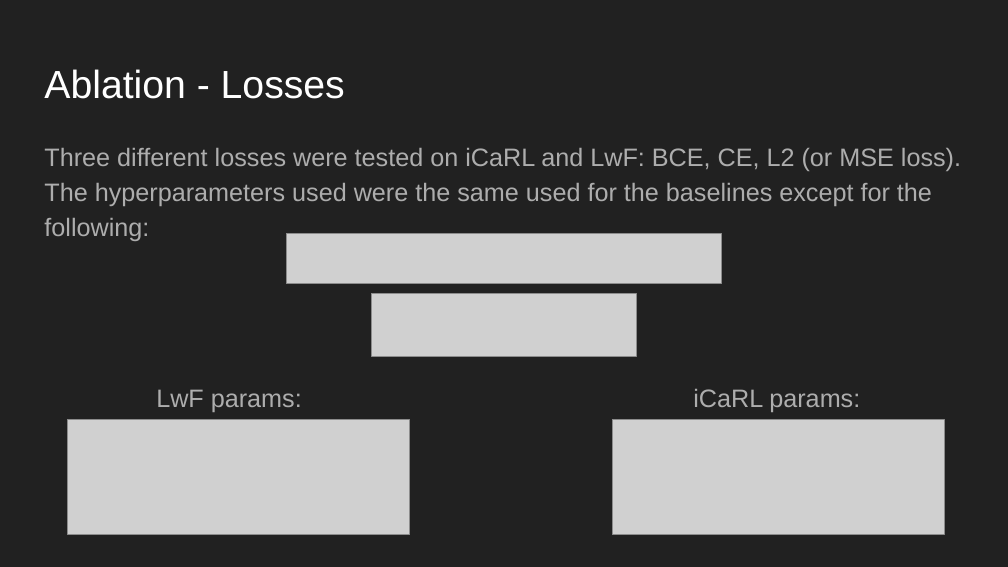
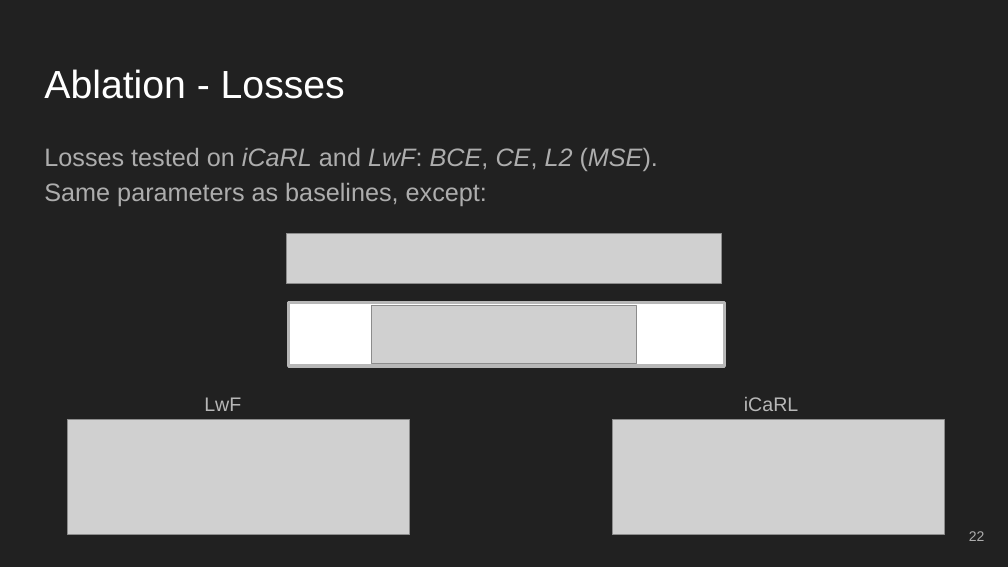
Before and after one commit to danielegenta/Progetto-MLDL, a slide deck: slide 22 of Report/Slides/MLDL_slides.pptx (slide 23 before the commit). Drawn at 1008x567 pixels with LibreOffice and Linux fonts; fonts in the diff are those of the drawing; grey boxes stand for pictures. Boxes give left, top, right and bottom in pixels: in the first picture for what was removed or moved away, otherwise in the second. Text is boxed around its words. In the diff, an @@ line names an element or a change of style, - is before the commit and + after.

```diff
--- a/Report/Slides/MLDL_slides.pptx
+++ b/Report/Slides/MLDL_slides.pptx
@@ text at (44,148,658,206): text changed @@
-Three different losses were tested on iCaRL and LwF: BCE, CE, L2 (or MSE loss).
-The hyperparameters used were the same used for the baselines except for the following:
-LwF params: iCaRL params:
+Losses tested on iCaRL and LwF: BCE, CE, L2 (MSE).
+Same parameters as baselines, except:
@@ rectangle added at (288,302,724,366), fill #FFFFFF, outline #B7B7B7 2.25 pt @@
@@ picture: place and size @@
-picture at (372,293,636,357)
+picture at (372,305,636,364)
@@ text added at (204,397,241,411), 14 pt, text #B7B7B7 @@
+LwF
@@ text added at (744,397,798,411), 14 pt, text #B7B7B7 @@
+iCaRL
@@ page number added at (969,531,985,541), 10 pt, text #ADADAD @@
+22
```
Also in this commit, not shown: 33 other slides changed, 1 slide added, 1 slide removed.
